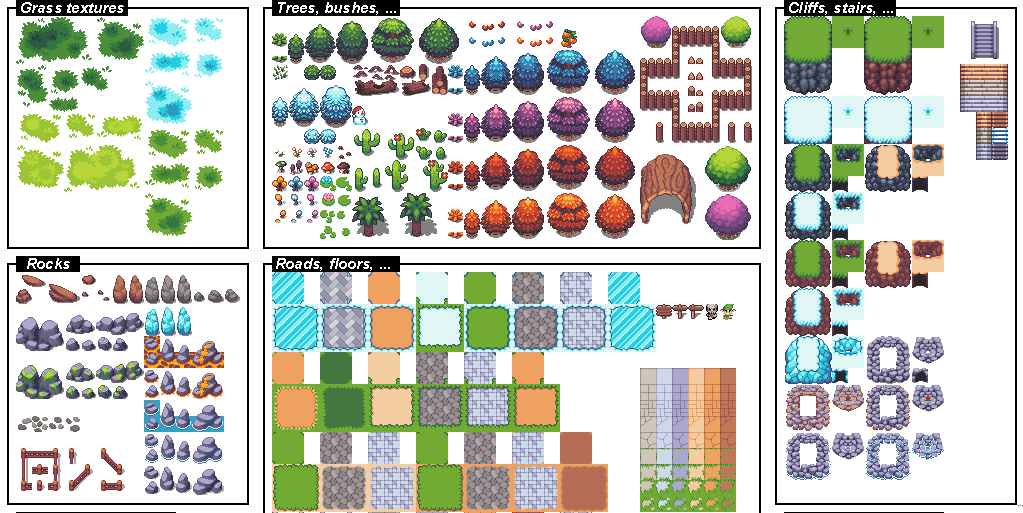
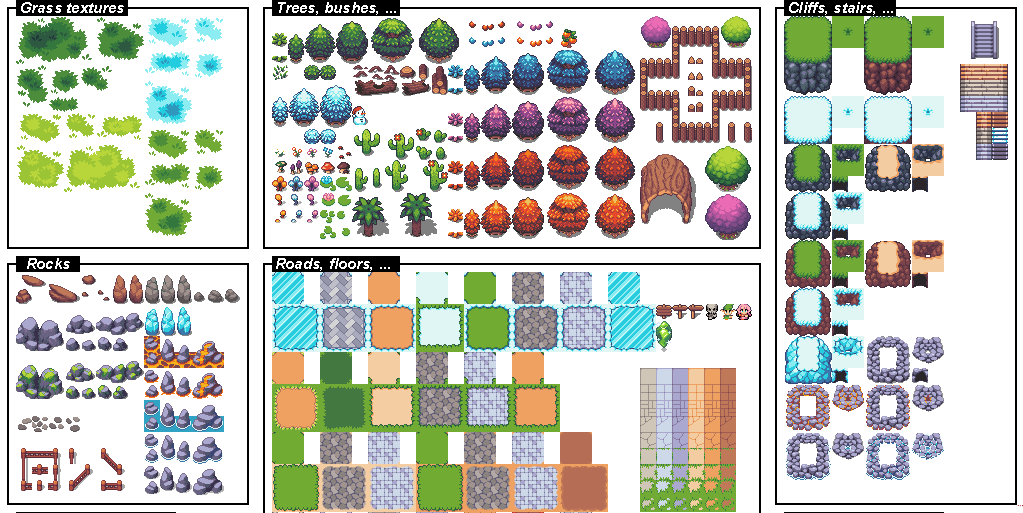
The second 1023x513 image is a revision of the first. Changes to its layers:
renamed "real_atlas" to "tiny_atlas.png", painted on it over [656, 304, 752, 352]
